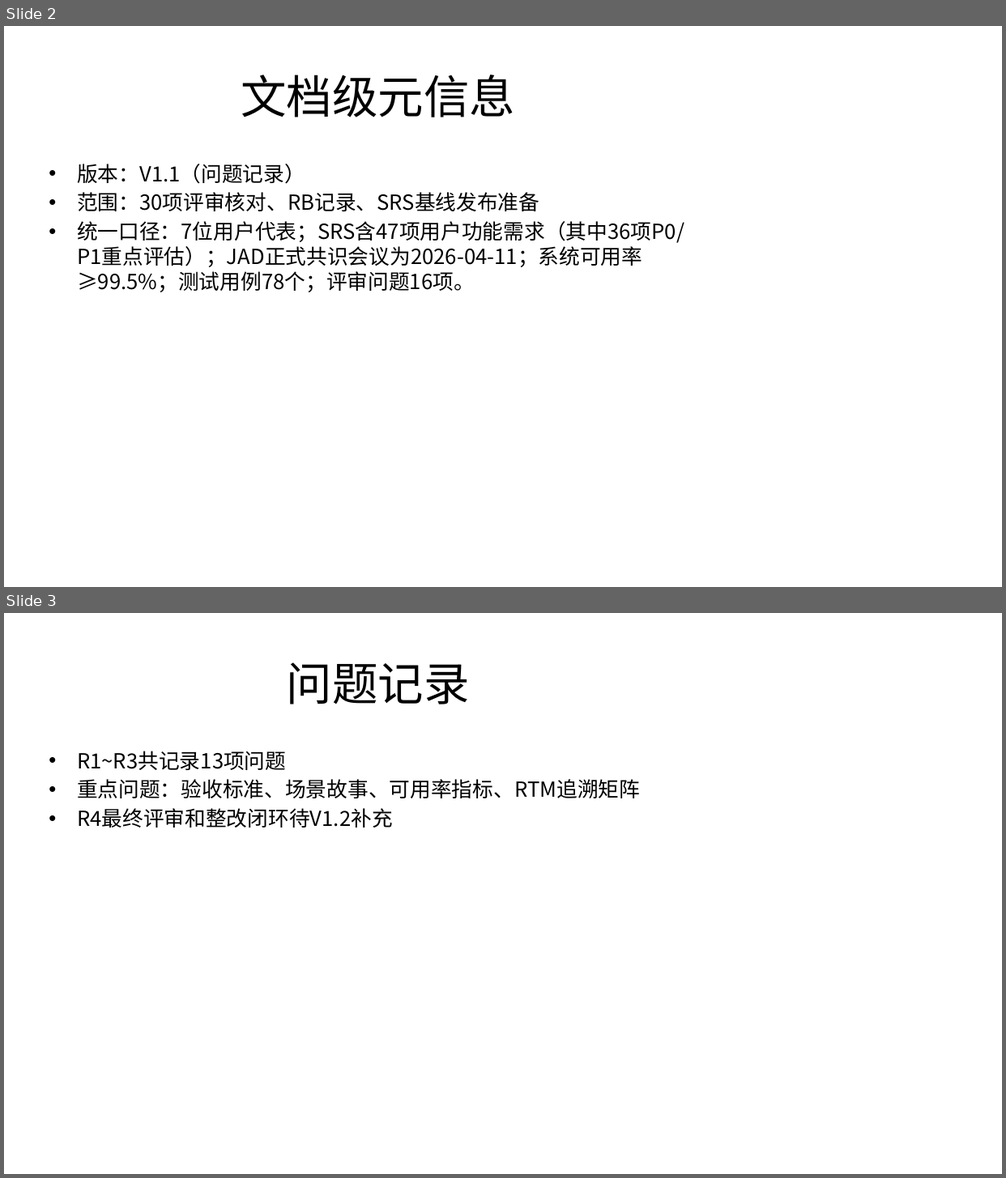
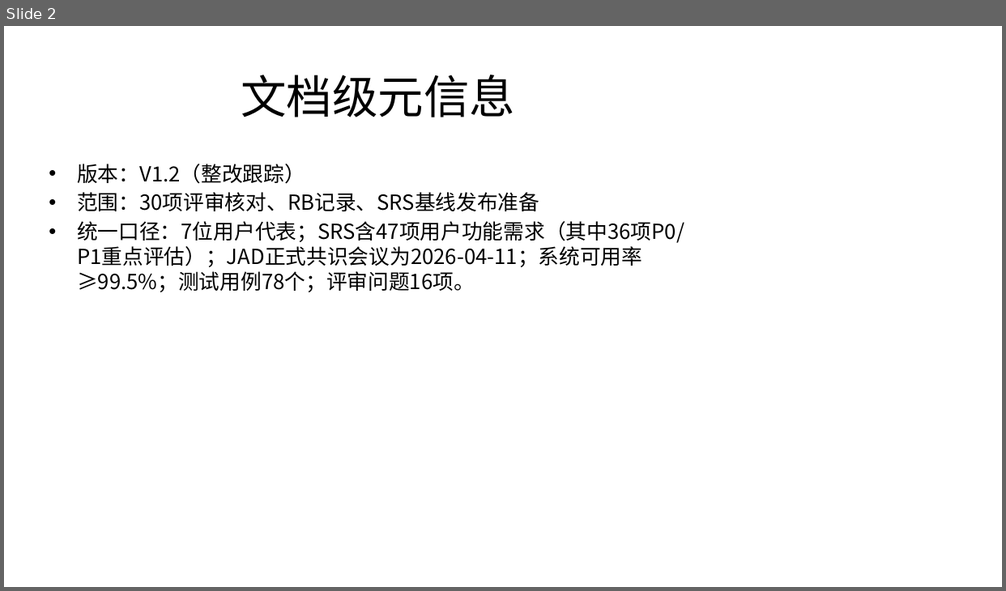
Before and after one commit to yzy1232/docs, a slide deck: 12-评审与基线/评审核对成果展示.pptx. Shown one above the other, each under a label of ours: slides 2 and 3 before the commit, slide 2 after it. The pictures are 1006x1178 and 1006x591 pixels, drawn with LibreOffice and Linux fonts; fonts in the diff are those of the drawing. Boxes give left, top, right and bottom in pixels: in the first picture for what was removed or moved away, otherwise in the second. Text is boxed around its words. In the diff, an @@ line names an element or a change of style, - is before the commit and + after.

Commit message:
docs(review): 跟踪整改并完善基线候选稿

```diff
--- a/12-评审与基线/评审核对成果展示.pptx
+++ b/12-评审与基线/评审核对成果展示.pptx
@@ slide 3 removed at [4,613,1002,1174], background #FFFFFF @@
@@ title removed at [287,662,470,705] @@
-问题记录
@@ text removed at [77,751,640,828] @@
-• R1~R3共记录13项问题
-• 重点问题：验收标准、场景故事、可用率指标、RTM追溯矩阵
-• R4最终评审和整改闭环待V1.2补充
@@ slide 2 changed as well @@
@@ text at [77,164,305,184]: text changed @@
-• 版本：V1.1（问题记录）
+• 版本：V1.2（整改跟踪）
```
Also in this commit, not shown: 2 other slides changed, 1 slide added, 4 other files.
